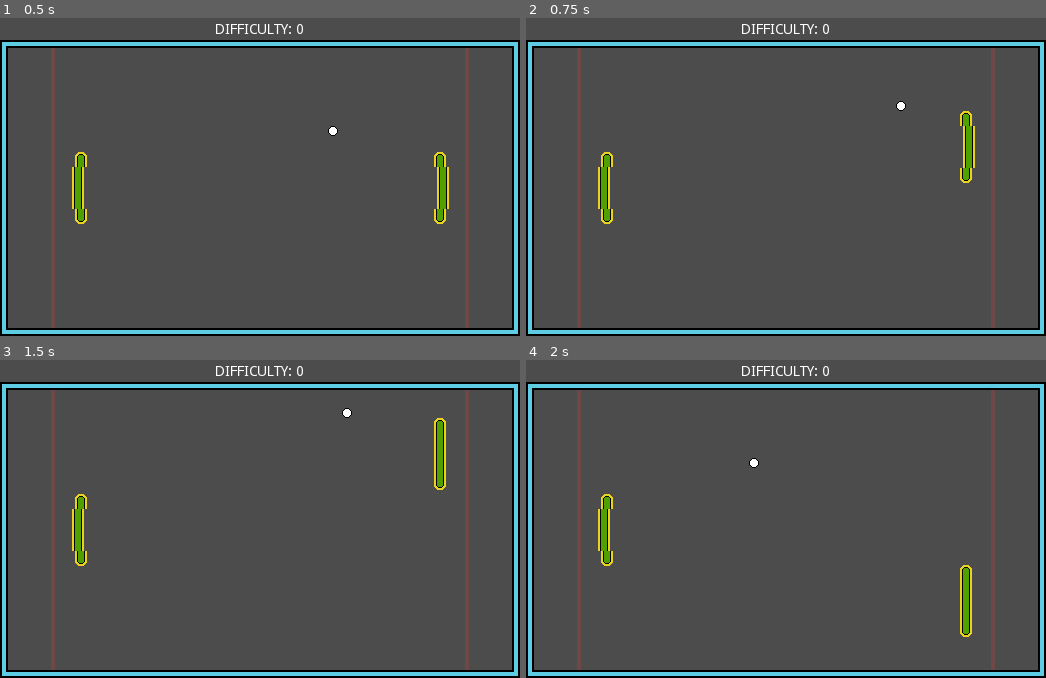
Above: before the commit, frames 1-4 (two rows, left to right).
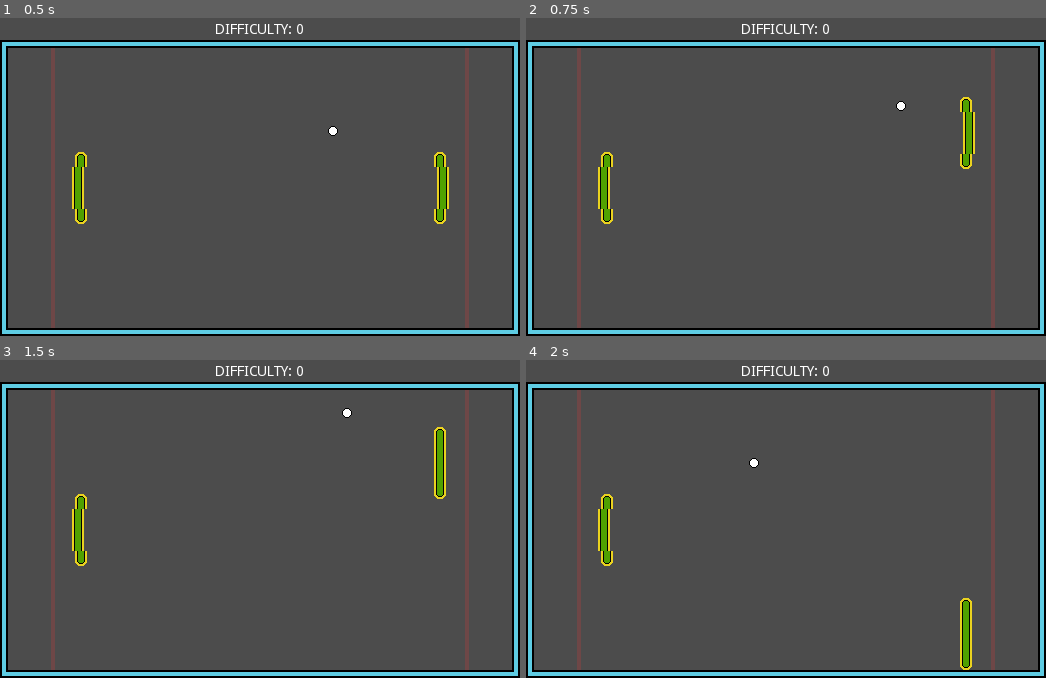
Above: after the commit, the same moments.

Repository: tkshehan/_pong
Game: Godot game, scene res://Game/Game.tscn
Same seed, same stepped clock (60 frames per second), same inputs: the game is played once before the commit and once after it.
Inputs:
- Up to frame 1 (0.5 s): no input
- Up to frame 2 (0.75 s): hold Up (move_up) from 0.53 s (still down)
- Up to frame 3 (1.5 s): release Up (move_up) at 1.28 s; hold Down (move_down) from 1.28 s (still down)
- Up to frame 4 (2 s): keep holding Down (move_down)

Frame 1 is identical in both runs. In frame 2, 0.4% of the frame differs, in the area x 83-87%, y 24-52%; in frame 3, 0.2%; in frame 4, 0.5%, in the area x 83-86%, y 64-98%.

Commit message:
player speed increased from 300 to 400

Diff:
--- a/Game/Actors/Paddle.gd
+++ b/Game/Actors/Paddle.gd
@@ -5,7 +5,7 @@
 var velocity = Vector2.ZERO
 const Acceleration = 0.2
 const Friction = 0.333
-var max_speed = 300
+export var max_speed = 300
 onready var fixed_x = get_global_position().x
 
 var stored_velocity = 0
--- a/Game/Actors/Player.tscn
+++ b/Game/Actors/Player.tscn
@@ -10,3 +10,4 @@
 
 [node name="Paddle" parent="." instance=ExtResource( 1 )]
 script = ExtResource( 2 )
+max_speed = 400
Not shown, changed: README.md
